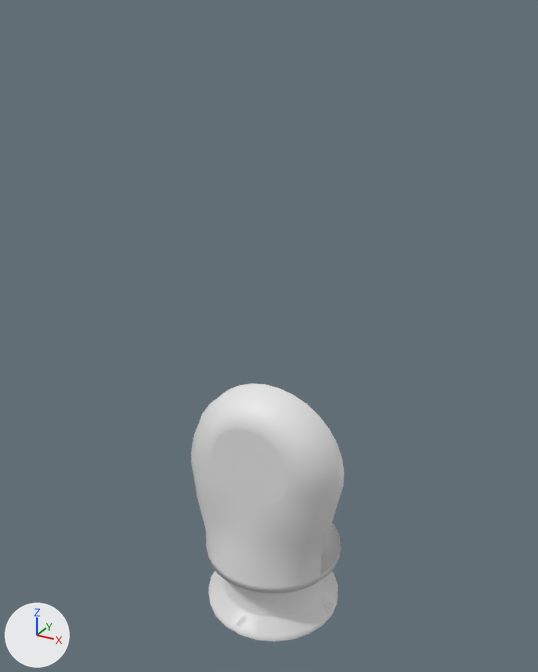
The Blender file models/kuka/kuka.blend, before and after one commit.
Rendered twice from a 50 mm lens placed at (4.28, -7.92, 8.26), pointed at (-0.09, 0.03, 4.29). Lighting does not change. The marker at lower left points along +X, +Y and +Z.

The first picture shows 'Circle.001', 'kukaBase'.
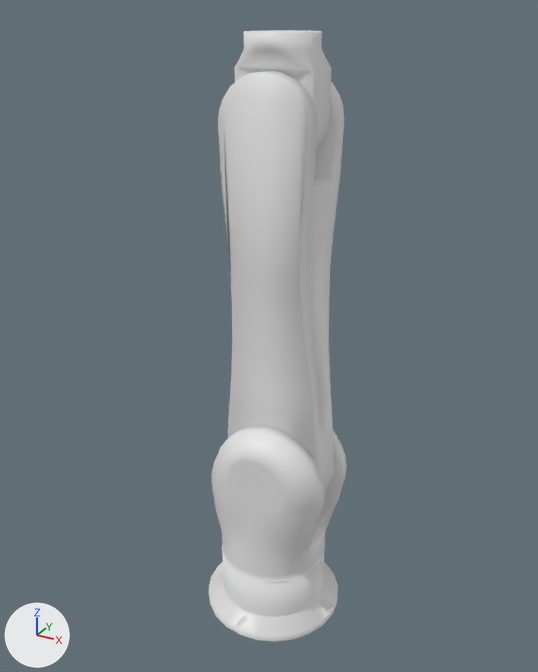
Commit message: kuka model in progress

Changed parts and their boxes (x1, y1, x2, y2) in the pictures (538 x 672 px):
'Circle.002', added: after (218, 71, 344, 490)
'Circle.001', reshaped, moved: before (191, 383, 344, 593); after (211, 426, 347, 582)
'Circle', added: after (234, 30, 331, 151)

Edits to the bpy script that builds the scene:
```text
Change me_circle_001:
    used by ob_circle_001; location = (0.0, 0.223, 0.88)
    remove me_circle_001.from_pydata(...)  # 197 vertices, 158 faces; spans x -1.01..1.23, y -1.22..0.78, z 0.0..2.9
    add me_circle_001.from_pydata(...)  # 436 vertices, 393 faces; spans x -0.78..0.94, y -0.78..0.78, z 0.0..2.22
    me_circle_001 part 1: 196 vertices removed from x -1.01..1.23, y -1.22..0.78, z 0.0..2.9; 435 vertices added at x -0.78..0.94, y -0.78..0.76, z 0.0..2.22
Add me_circle_002:
    me_circle_002.from_pydata(...)  # 256 vertices, 211 faces, 2 loose edges; spans x -0.73..0.73, y -0.73..5.25, z -0.5..0.5
    me_circle_002.polygons.foreach_set('use_smooth', [True] * 211)
Add me_circle_003:
    me_circle_003.from_pydata(...)  # 108 vertices, 93 faces; spans x -0.509..0.509, y -0.509..0.941, z -0.669..0.199
Change ob_circle_001:
    ob_circle_001.location: (0.0, 0.223, 0.88) -> (-0.00404, 0.0, 0.88)
Add ob_circle:
    ob_circle = bpy.data.objects.new('Circle', me_circle_003)
    ob_circle.parent = ob_circle_002
    ob_circle.matrix_parent_inverse = Matrix(((1.0, 0.0, 0.0, -0.0992), (0.0, 0.0, 1.0, -2.381), (0.0, -1.0, 0.0, 0.0), (0.0, 0.0, 0.0, 1.0)))
    ob_circle.location = (0.0992, -0.235, 7.086)
    ob_circle.rotation_euler = (1.571, 0.0, 0.0)  # degrees (90, 0, 0)
Add ob_circle_002:
    ob_circle_002 = bpy.data.objects.new('Circle.002', me_circle_002)
    ob_circle_002.parent = ob_circle_001
    ob_circle_002.matrix_parent_inverse = Matrix(((1.0, 0.0, 0.0, 0.00404), (0.0, 1.0, 0.0, 0.0), (0.0, 0.0, 1.0, -0.88), (0.0, 0.0, 0.0, 1.0)))
    ob_circle_002.location = (0.0992, 0.0, 2.381)
    ob_circle_002.rotation_euler = (1.571, 0.0, 0.0)  # degrees (90, 0, 0)
```
